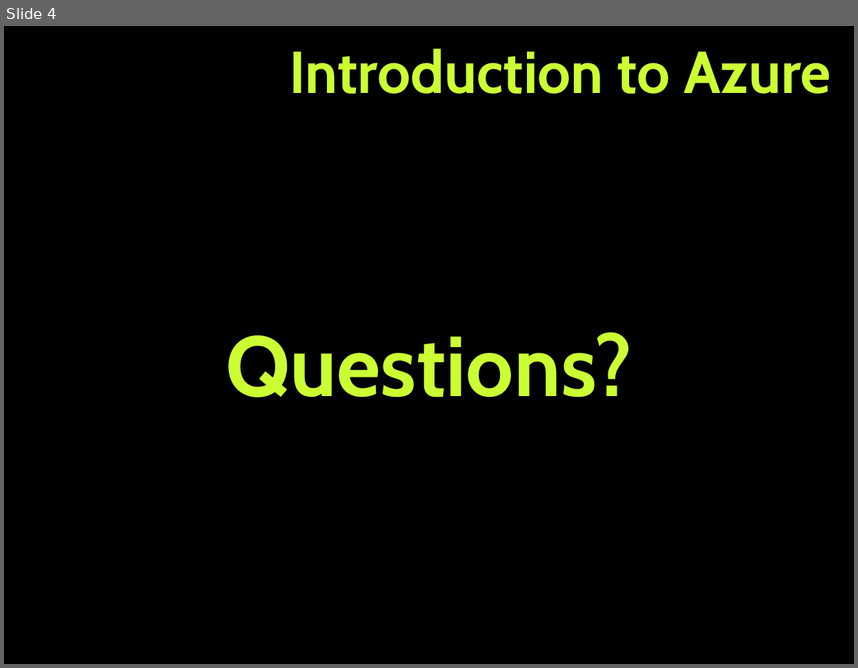
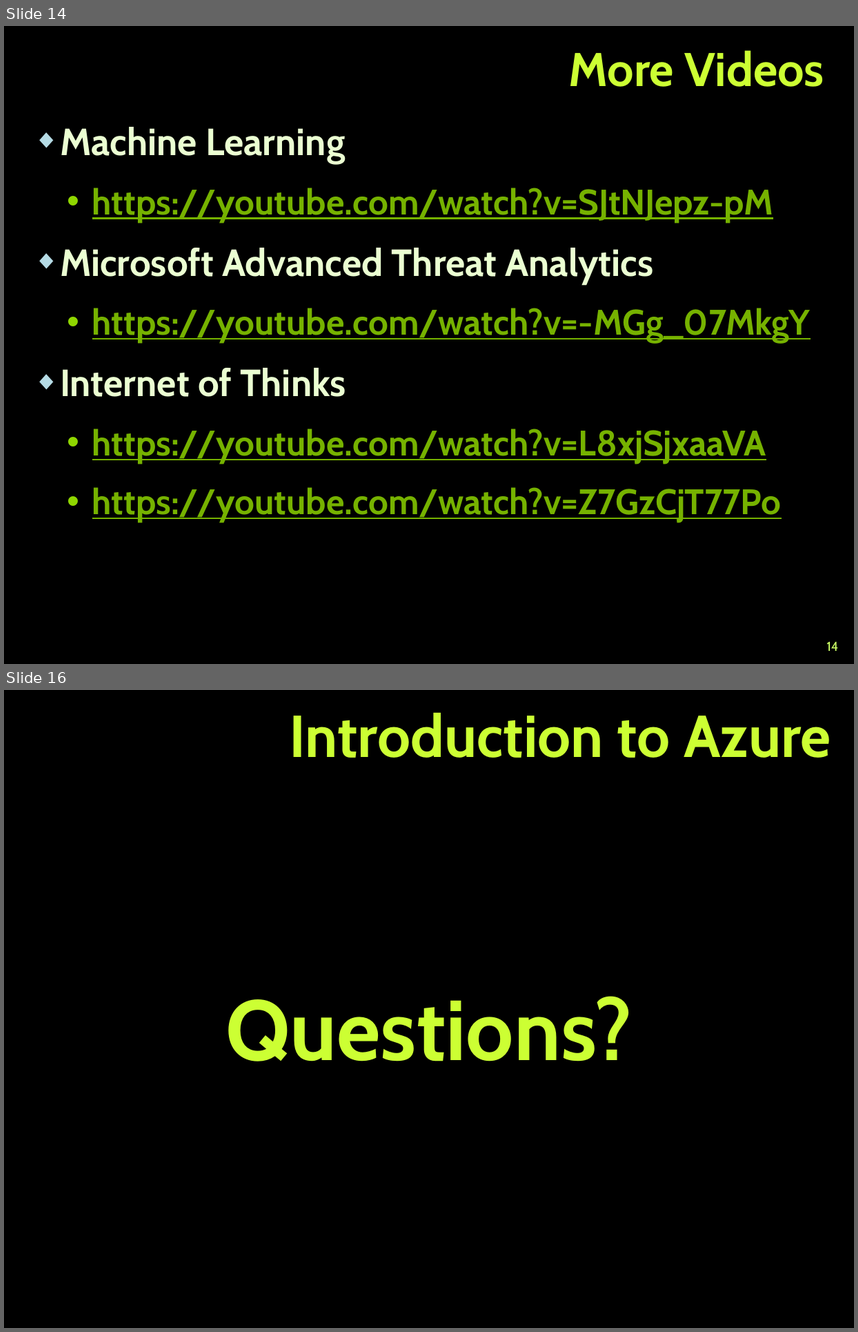
Before and after one commit to TelerikAcademy/Web-Services-and-Cloud, a slide deck: 09. Intro-to-Azure/Intro-to-Azure.pptx. Shown one above the other, each under a label of ours: slide 4 before the commit, slides 14 and 16 after it; the slides between them are not shown. The pictures are 858x668 and 858x1332 pixels, drawn with LibreOffice and Linux fonts; fonts in the diff are those of the drawing; background and template pictures are left out. Boxes give left, top, right and bottom in pixels: in the first picture for what was removed or moved away, otherwise in the second. Text is boxed around its words. In the diff, an @@ line names an element or a change of style, - is before the commit and + after.

```diff
--- a/09. Intro-to-Azure/Intro-to-Azure.pptx
+++ b/09. Intro-to-Azure/Intro-to-Azure.pptx
@@ slide 14 added at (4, 26, 854, 664), background picture (left out) @@
@@ title added at (569, 50, 824, 87), 40 pt, text #CCFF33, bold @@
+More Videos
@@ text added at (60, 127, 810, 521), 30 pt, text #76B200, bold, underline @@
+◆ Machine Learning
+  • https://youtube.com/watch?v=SJtNJepz-pM
+◆ Microsoft Advanced Threat Analytics
+  • https://youtube.com/watch?v=-MGg_07MkgY
+◆ Internet of Thinks
+  • https://youtube.com/watch?v=L8xjSjxaaVA
+  • https://youtube.com/watch?v=Z7GzCjT77Po
@@ page number added at (826, 641, 838, 650), 11 pt, text #CCFF66 @@
+14
@@ what was slide 4 is now slide 16 @@
```
Also in this commit, not shown: 1 slide changed, 12 other slides added, 1 slide removed.
